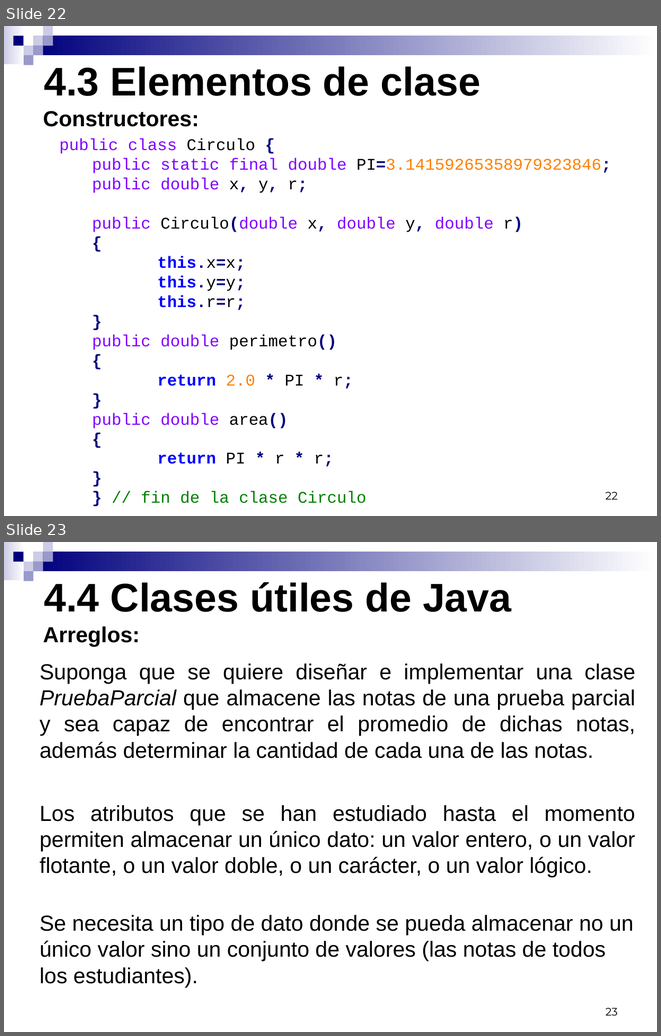
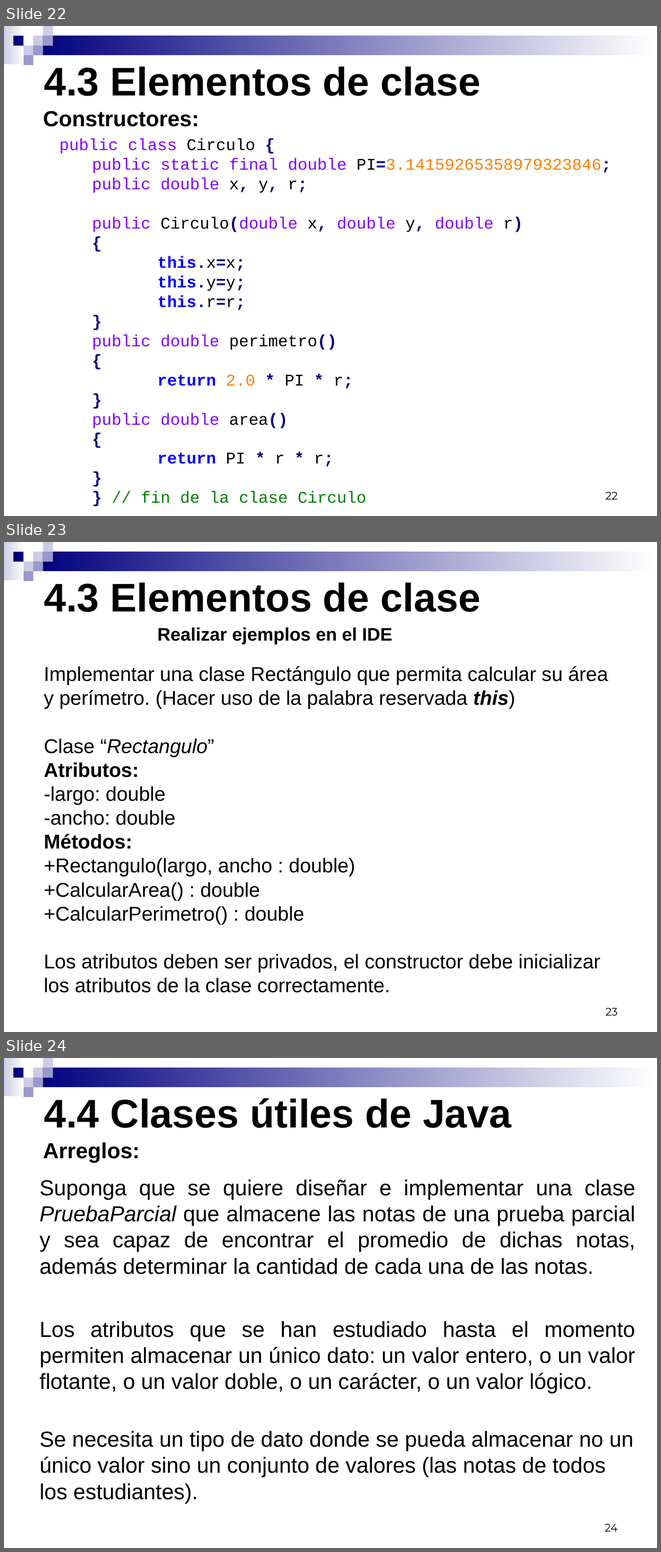
Before and after one commit to reiniermujica/java_conferences, a slide deck: Conf4.pptx. Shown one above the other, each under a label of ours: slides 22 and 23 before the commit, slides 22, 23 and 24 after it. The pictures are 661x1036 and 661x1552 pixels, drawn with LibreOffice and Linux fonts; fonts in the diff are those of the drawing. Boxes give left, top, right and bottom in pixels: in the first picture for what was removed or moved away, otherwise in the second. Text is boxed around its words. In the diff, an @@ line names an element or a change of style, - is before the commit and + after.

```diff
--- a/Conf4.pptx
+++ b/Conf4.pptx
@@ slide 23 added at [4,542,657,1032], background #FFFFFF; not listed: 9 template elements that a slide beside it also shows @@
@@ text added at [44,582,480,612], 44 pt, text #000000, bold @@
+4.3 Elementos de clase
@@ text added at [157,627,392,644], 20 pt, text #000000, bold @@
+Realizar ejemplos en el IDE
@@ text added at [44,666,608,992], 22 pt, text #000000 @@
+Implementar una clase Rectángulo que permita calcular su área y perímetro. (Hacer uso de la palabra reservada this)
+Clase “Rectangulo”
+Atributos:
+-largo: double
+-ancho: double
+Métodos:
++Rectangulo(largo, ancho : double)
++CalcularArea() : double
++CalcularPerimetro() : double
+Los atributos deben ser privados, el constructor debe inicializar los atributos de la clase correctamente.
@@ page number added at [606,1007,618,1015], 12 pt, text #000000 @@
+23
@@ what was slide 23 is now slide 24 @@
@@ page number at [604,1523,618,1531]: text changed @@
-23
+24
```
Also in this commit, not shown: 4 other files.
